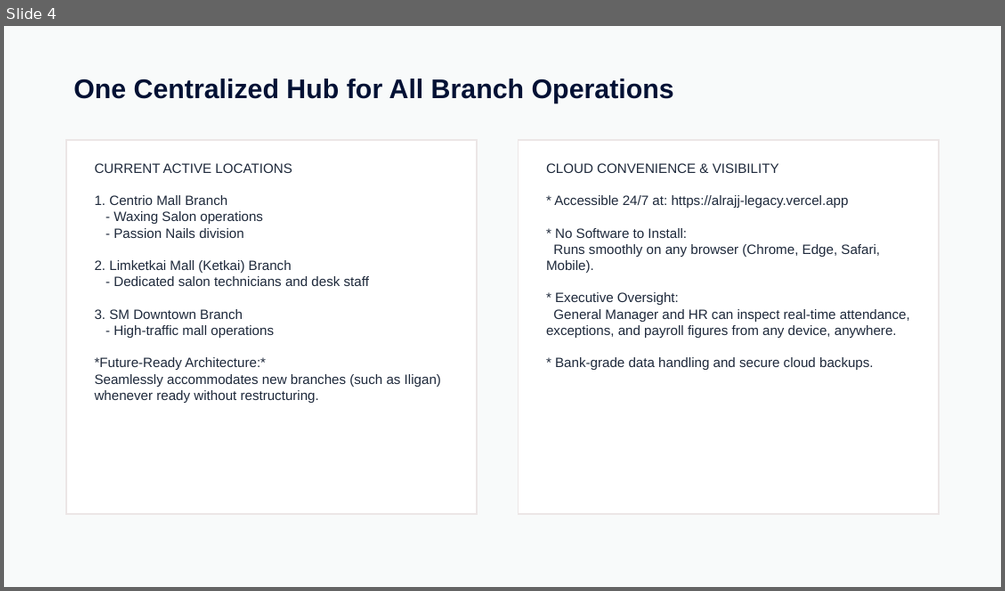
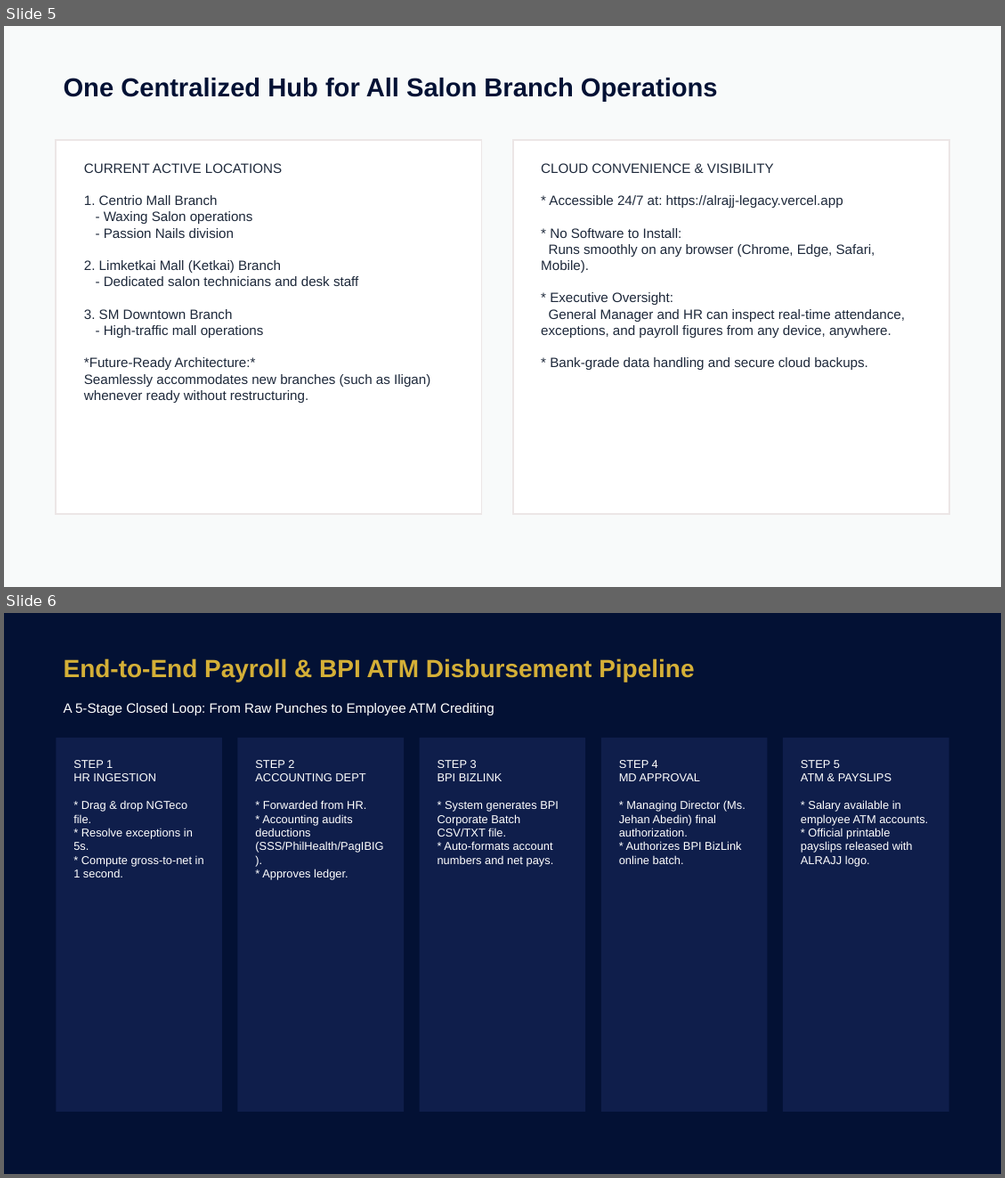
Before and after one commit to jasonvelasquez1410/laybare-payroll-system, a slide deck: ALRAJJ_LEGACY_Payroll_Demo_Presentation.pptx. Shown one above the other, each under a label of ours: slide 4 before the commit, slides 5 and 6 after it. The pictures are 1005x591 and 1005x1178 pixels, drawn with LibreOffice and Linux fonts; fonts in the diff are those of the drawing. Boxes give left, top, right and bottom in pixels: in the first picture for what was removed or moved away, otherwise in the second. Text is boxed around its words. In the diff, an @@ line names an element or a change of style, - is before the commit and + after.

Commit message:
feat: add Sethcon profile & ecosystem, PO-to-Accounting workflow, and 5-step BPI disbursement pipeline

```diff
--- a/ALRAJJ_LEGACY_Payroll_Demo_Presentation.pptx
+++ b/ALRAJJ_LEGACY_Payroll_Demo_Presentation.pptx
@@ slide 6 added at bbox=[4, 613, 1001, 1174], background #FFFFFF @@
@@ rectangle added at bbox=[4, 613, 1001, 1174], fill #031134 @@
@@ text added at bbox=[64, 658, 694, 682], 24 pt, text #D4AF37, bold @@
+End-to-End Payroll & BPI ATM Disbursement Pipeline
@@ text added at bbox=[64, 703, 494, 715], 13 pt, text #FFFFFF @@
+A 5-Stage Closed Loop: From Raw Punches to Employee ATM Crediting
@@ rectangle added at bbox=[56, 738, 222, 1111], fill #0F1E4B @@
@@ rectangle added at bbox=[237, 738, 404, 1111], fill #0F1E4B @@
@@ rectangle added at bbox=[420, 738, 586, 1111], fill #0F1E4B @@
@@ rectangle added at bbox=[601, 738, 768, 1111], fill #0F1E4B @@
@@ rectangle added at bbox=[783, 738, 949, 1111], fill #0F1E4B @@
@@ text added at bbox=[73, 760, 204, 877], 11 pt, text #FFFFFF @@
+STEP 1
+HR INGESTION
+* Drag & drop NGTeco file.
+* Resolve exceptions in 5s.
+* Compute gross-to-net in 1 second.
@@ text added at bbox=[255, 760, 383, 880], 11 pt, text #FFFFFF @@
+STEP 2
+ACCOUNTING DEPT
+* Forwarded from HR.
+* Accounting audits deductions (SSS/PhilHealth/PagIBIG).
+* Approves ledger.
@@ text added at bbox=[437, 760, 558, 867], 11 pt, text #FFFFFF @@
+STEP 3
+BPI BIZLINK
+* System generates BPI Corporate Batch CSV/TXT file.
+* Auto-formats account numbers and net pays.
@@ text added at bbox=[619, 760, 745, 864], 11 pt, text #FFFFFF @@
+STEP 4
+MD APPROVAL
+* Managing Director (Ms. Jehan Abedin) final authorization.
+* Authorizes BPI BizLink online batch.
@@ text added at bbox=[801, 760, 928, 867], 11 pt, text #FFFFFF @@
+STEP 5
+ATM & PAYSLIPS
+* Salary available in employee ATM accounts.
+* Official printable payslips released with ALRAJJ logo.
@@ what was slide 4 is now slide 5 @@
@@ slide 5 changed as well @@
@@ text at bbox=[64, 78, 718, 102]: text changed; size 26 to 25 pt @@
-One Centralized Hub for All Branch Operations
+One Centralized Hub for All Salon Branch Operations
@@ rectangle: place and size @@
-rectangle at bbox=[66, 141, 477, 515]
+rectangle at bbox=[56, 141, 481, 515]
@@ text "CURRENT ACTIVE LOCATIONS": place and size @@
-text "CURRENT ACTIVE LOCATIONS" at bbox=[95, 163, 441, 402]
+text "CURRENT ACTIVE LOCATIONS" at bbox=[84, 163, 430, 402]
@@ rectangle: place and size @@
-rectangle at bbox=[518, 141, 938, 515]
+rectangle at bbox=[513, 141, 949, 515]
@@ text "CLOUD CONVENIENCE & VISIBILITY": place and size @@
-text "CLOUD CONVENIENCE & VISIBILITY" at bbox=[546, 163, 910, 370]
+text "CLOUD CONVENIENCE & VISIBILITY" at bbox=[541, 163, 905, 370]
```
Also in this commit, not shown: 6 other slides changed, 1 other slide added, 5 other files.
